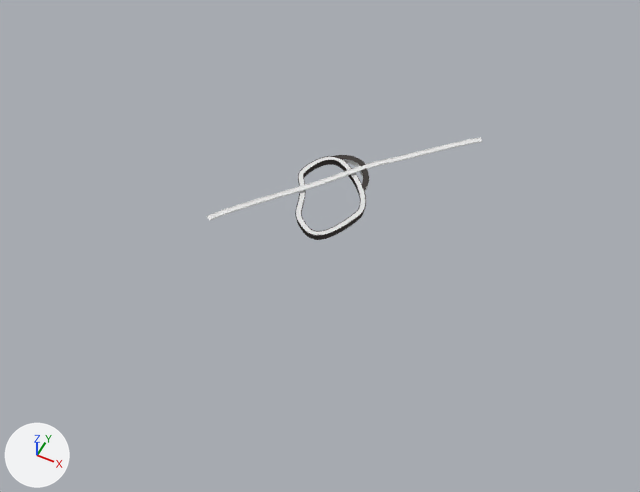
Renders of the Blender file Unity Project Versions/Serious Driving/Assets/Models/motorway/motorway.blend from each side of a commit.
Both versions are drawn from a 50 mm lens placed at (639.0, -1167.0, 1292.0), pointed at (104.0, -98.0, -44.0). Every picture has the same lights, and +X, +Y and +Z are marked at lower left. Mesh edges are drawn as thin lines on the coarser meshes.

The older version as bpy lines, for what is in view:
```python
me_plane = bpy.data.meshes.new('Plane')
me_plane.from_pydata(...)  # 12 vertices, 6 faces; spans x -4.99..4.99, y -2.05..2.05, z 0.0
me_plane.polygons.foreach_set('use_smooth', [True] * 6)
me_plane.materials.append(mat_surfacve)  # its picture is missing
me_plane_001 = bpy.data.meshes.new('Plane.001')
me_plane_001.from_pydata(...)  # 3707 vertices, 3104 faces; spans x -11.0..159.0, y -126.0..115.0, z -6.0..15.0
me_plane_001.polygons.foreach_set('use_smooth', [True] * 3104)
me_plane_001.materials.append(mat_material_001)  # its picture is missing
me_plane_004 = bpy.data.meshes.new('Plane.004')
me_plane_004.from_pydata(...)  # 2891 vertices, 2414 faces; spans x -65.0..281.0, y -309.0..222.0, z -1.0..2.0
me_plane_004.materials.append(mat_surfacve)  # its picture is missing
ob_plane = bpy.data.objects.new('Plane', me_plane)
ob_plane.location = (0.0, 0.0, 0.0)
ob_plane.rotation_euler = (0.0, -3.142, -3.142)  # degrees (0, -180, -180)
_m = ob_plane.modifiers.new('Array', 'ARRAY')
_m.fit_type = 'FIT_CURVE'
_m.fit_length = 18.4
_m.curve = ob_beziercurve
_m.constant_offset_displace = (0.0, 0.0, 0.0)
_m.relative_offset_displace = (0.0, 1.0, 0.0)
_m = ob_plane.modifiers.new('Curve', 'CURVE')
_m.object = ob_beziercurve
_m.deform_axis = 'NEG_Y'
ob_plane_001 = bpy.data.objects.new('Plane.001', me_plane_001)
ob_plane_001.location = (0.0, 0.0, 0.0)
ob_plane_001.rotation_euler = (0.0, -3.142, -3.142)  # degrees (0, -180, -180)
ob_plane_004 = bpy.data.objects.new('Plane.004', me_plane_004)
ob_plane_004.location = (166.0, -28.0, 5.0)
ob_plane_004.rotation_euler = (0.0, -3.142, -1.285)  # degrees (0, -180, -74)
```
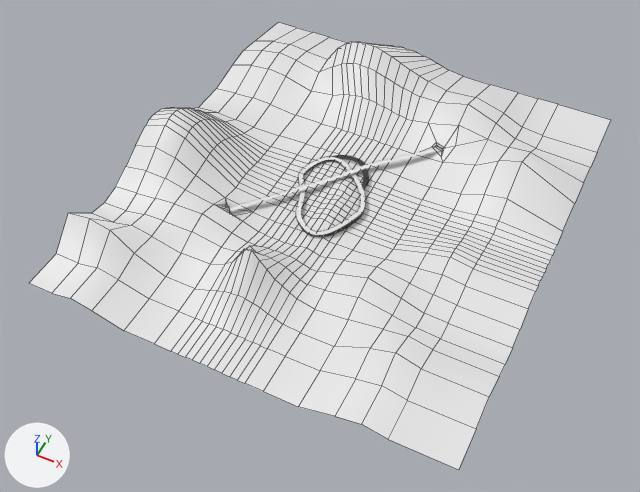
Pixel boxes (x1, y1, x2, y2) of what changed, in the pictures (640 x 492 px):
'Plane.007', added
    after: (30, 22, 611, 470)

The change, as a list of edits to the scene's bpy script:
```text
Add me_plane_007:
    me_plane_007.from_pydata(...)  # 612 vertices, 572 faces; spans x -433.0..418.0, y -444.0..532.0, z -40.0..92.0
    me_plane_007.polygons.foreach_set('use_smooth', [True] * 572)
Add ob_plane_007:
    ob_plane_007 = bpy.data.objects.new('Plane.007', me_plane_007)
    ob_plane_007.location = (116.0, -24.0, 23.0)
```
